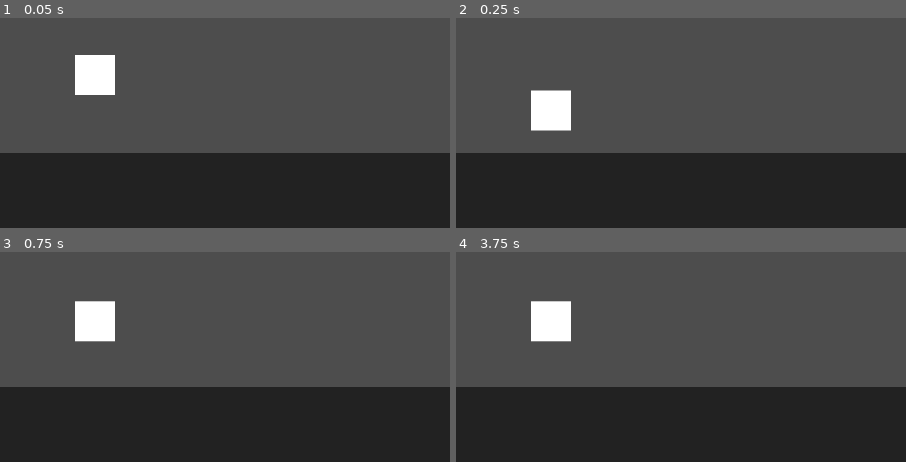
Above: before the commit, frames 1-4 (two rows, left to right).
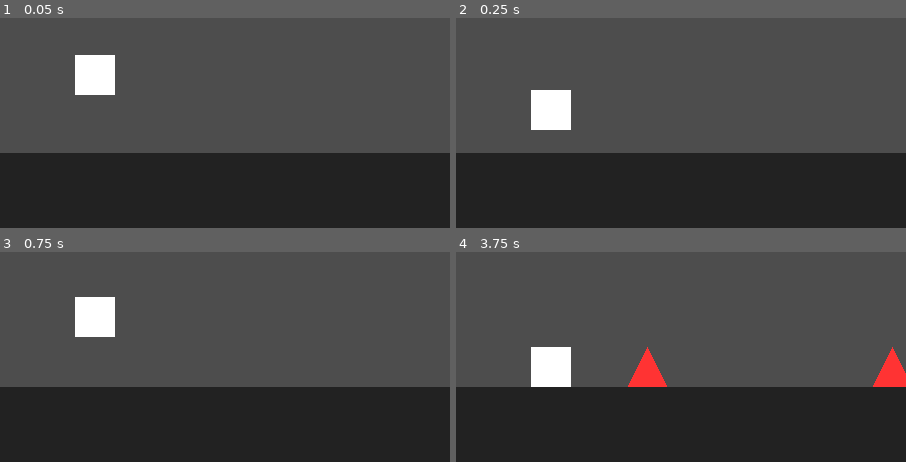
Above: after the commit, the same moments.

Repository: kelvin-kn/cheche
Game: Godot game, scene res://scenes/main.tscn
The game is run twice, just before and just after one commit, with the same random seed, the same clock (stepped at 60 frames per second) and the same inputs.
Inputs:
- Up to frame 1 (0.05 s): no input
- Up to frame 2 (0.25 s): no input
- Up to frame 3 (0.75 s): tap Space (jump) at 0.6 s
- Up to frame 4 (3.75 s): tap Space (jump) at 0.77, 1.07, 1.35, 1.52, 1.82, 2.1, 2.85, 3.02, 3.32, 3.6 s

Frame 1 is identical in both runs. In frame 2, less than 0.1% of the frame differs, in the area x 16-26%, y 34-54%; in frame 3, 0.4%; in frame 4, 5.1%, in the area x 16-100%, y 23-65%.

Commit message:
states and minor improvements added.

Diff:
--- a/project.godot
+++ b/project.godot
@@ -19,6 +19,7 @@
 
 window/size/viewport_width=720
 window/size/viewport_height=1280
+window/stretch/mode="canvas_items"
 
 [input]
 
--- a/scenes/main.tscn
+++ b/scenes/main.tscn
@@ -1,9 +1,13 @@
-[gd_scene load_steps=3 format=3 uid="uid://c1v7b5uf2cql2"]
+[gd_scene load_steps=6 format=3 uid="uid://c1v7b5uf2cql2"]
 
 [ext_resource type="PackedScene" uid="uid://b5k6kiqqnygnp" path="res://scenes/player.tscn" id="1_j70ao"]
+[ext_resource type="Script" path="res://scripts/main.gd" id="1_ytyk0"]
 [ext_resource type="PackedScene" uid="uid://doomeuexdh4gt" path="res://scenes/ground.tscn" id="2_ctdgb"]
+[ext_resource type="Script" path="res://scripts/spawner.gd" id="3_yx40y"]
+[ext_resource type="PackedScene" uid="uid://behknac50tr2i" path="res://scenes/spike.tscn" id="4_qlr0h"]
 
 [node name="main" type="Node2D"]
+script = ExtResource("1_ytyk0")
 
 [node name="ColorRect" type="ColorRect" parent="."]
 visible = false
@@ -18,3 +22,7 @@
 
 [node name="Camera2D" type="Camera2D" parent="."]
 position = Vector2(360, 640)
+
+[node name="Spawner" type="Node2D" parent="."]
+script = ExtResource("3_yx40y")
+spike_scene = ExtResource("4_qlr0h")
--- a/scenes/spike.tscn
+++ b/scenes/spike.tscn
@@ -6,6 +6,10 @@
 collision_layer = 4
 script = ExtResource("1_mivd3")
 
+[node name="Polygon2D" type="Polygon2D" parent="."]
+color = Color(1, 0.2, 0.2, 1)
+polygon = PackedVector2Array(0, 64, 64, 64, 32, 0)
+
 [node name="CollisionPolygon2D" type="CollisionPolygon2D" parent="."]
 modulate = Color(1, 0.2, 0.2, 1)
 polygon = PackedVector2Array(0, 64, 64, 64, 32, 0)
--- /dev/null
+++ b/scripts/main.gd
@@ -0,0 +1,39 @@
+extends Node2D
+
+enum GameState { READY, RUNNING, DEAD }
+var state := GameState.READY
+
+@onready var player := $Player
+@onready var spawner := $Spawner
+
+func _ready():
+	enter_ready()
+
+func _process(delta):
+	delta = min(delta, 0.05)
+
+	if state == GameState.READY:
+		if Input.is_action_just_pressed("jump"):
+			enter_running()
+
+	elif state == GameState.DEAD:
+		if Input.is_action_just_pressed("jump"):
+			restart()
+
+func enter_ready():
+	state = GameState.READY
+	player.reset()
+	spawner.stop()
+
+func enter_running():
+	state = GameState.RUNNING
+	spawner.start()
+
+func enter_dead():
+	state = GameState.DEAD
+	spawner.stop()
+
+func restart():
+	for child in spawner.get_children():
+		child.queue_free()
+	enter_ready()
--- a/scripts/player.gd
+++ b/scripts/player.gd
@@ -1,8 +1,10 @@
 extends CharacterBody2D
 
 const GRAVITY : float = 1800.0
-const JUMP_FORCE : float = -650.0
+const JUMP_FORCE : float = -700.0
 const MAX_FALL_SPEED : float = 1200.0
+
+@onready var spawner: Node2D = $"../Spawner"
 
 func _physics_process(delta):
 	# Clamp delta to avoid tab-switch exploits
@@ -18,3 +20,13 @@
 		velocity.y = JUMP_FORCE
 
 	move_and_slide()
+
+func reset():
+	position = Vector2(120, 1000)
+	velocity = Vector2.ZERO
+	set_physics_process(true)
+
+func die():
+	set_physics_process(false)
+	velocity = Vector2.ZERO
+	get_parent().enter_dead()
--- /dev/null
+++ b/scripts/spawner.gd
@@ -0,0 +1,30 @@
+extends Node2D
+
+@export var spike_scene: PackedScene
+var timer : float = 0.0
+var interval : float = 1.4
+var active := false
+
+func start():
+	active = true
+	timer = 0.0
+
+func stop():
+	active = false
+
+func _process(delta):
+	if not active:
+		return
+
+	delta = min(delta, 0.05)
+	timer += delta
+
+	if timer >= interval:
+		timer = 0
+		spawn_spike()
+
+
+func spawn_spike():
+	var spike = spike_scene.instantiate()
+	spike.position = Vector2(760, 1096) # just above ground
+	add_child(spike)
--- a/scripts/spike.gd
+++ b/scripts/spike.gd
@@ -1,6 +1,9 @@
 extends Area2D
 
 var speed : float = 280.0
+
+func _ready() -> void:
+	print("spawned in")
 
 func _process(delta):
 	delta = min(delta, 0.05)
